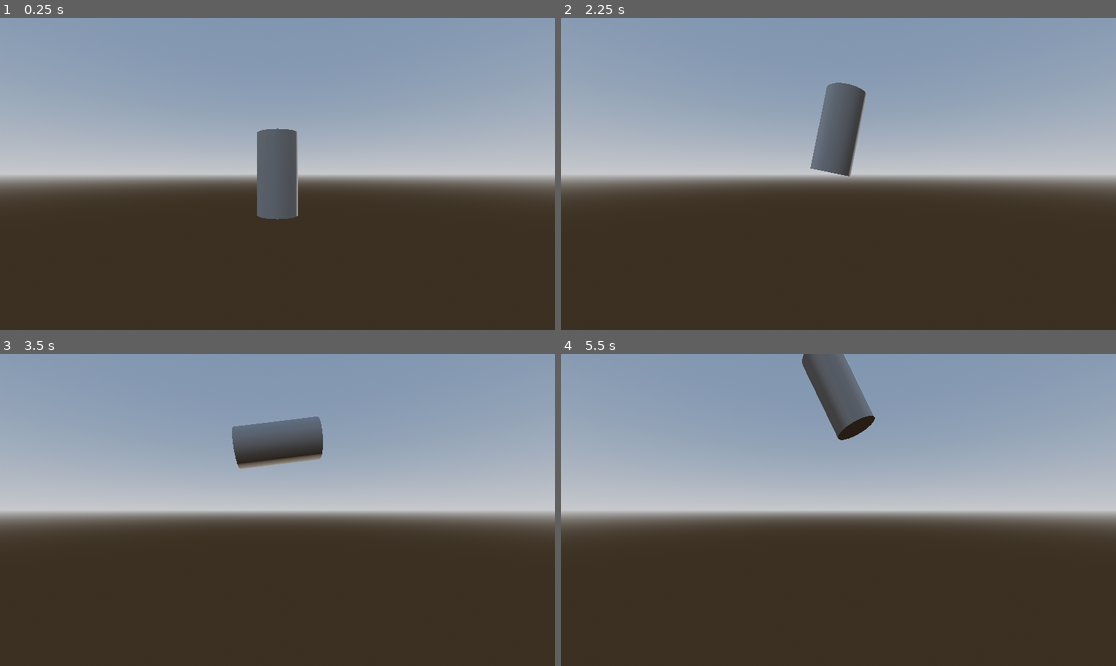
Above: before the commit, frames 1-4 (two rows, left to right).
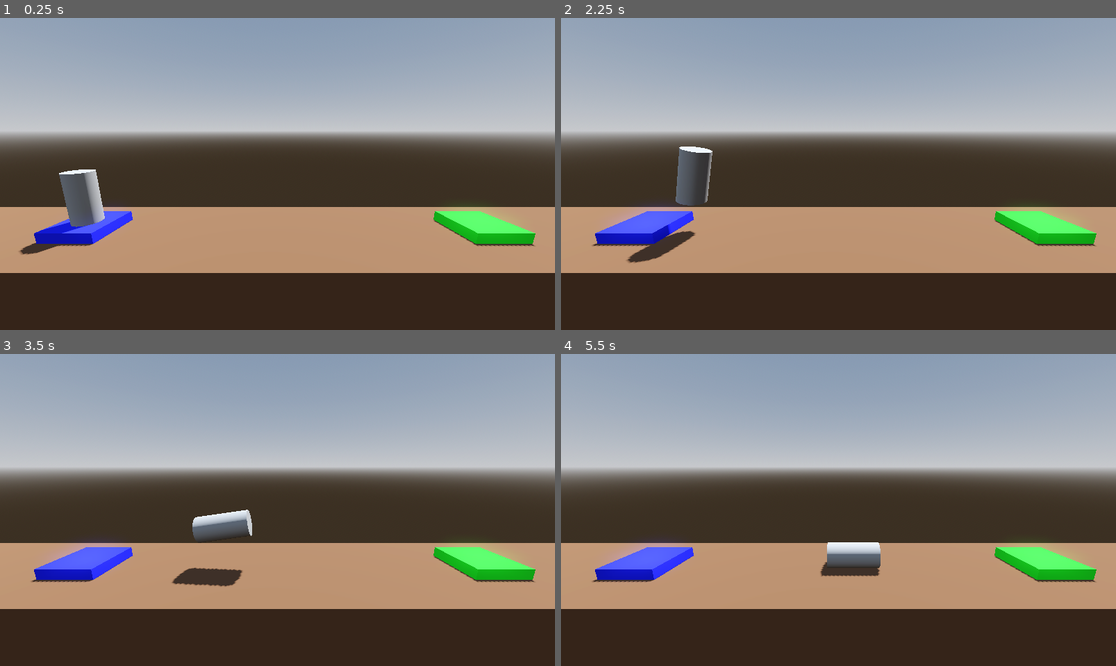
Above: after the commit, the same moments.

Repository: niamh-d/godot-3d-boost
Game: Godot game, scene res://scenes/level/level.tscn
The game is run twice, just before and just after one commit, with the same random seed, the same clock (stepped at 60 frames per second) and the same inputs. Before the commit the project starts from res://scenes/player/player.tscn.
Inputs:
- Up to frame 1 (0.25 s): no input
- Up to frame 2 (2.25 s): hold Right (ui_right) 0.53-1.28 s; hold Space (space, bound only before the commit) 0.53-1.28 s; hold Left (ui_left) 1.28-2.03 s; tap Space (space, bound only before the commit) at 1.35 s; hold Right (ui_right) from 2.03 s (still down); hold Space (space, bound only before the commit) from 2.03 s (still down)
- Up to frame 3 (3.5 s): keep holding Right (ui_right); release Space (space, bound only before the commit) at 2.78 s; tap Space (space, bound only before the commit) at 2.85 s
- Up to frame 4 (5.5 s): release Right (ui_right) at 3.53 s; hold Space (space, bound only before the commit) 3.53-4.28 s; hold Left (ui_left) from 3.53 s (still down); tap Space (space, bound only before the commit) at 4.35 s; hold Space (space, bound only before the commit) from 5.03 s (still down)

The runs differ from the first frame. In frame 1, 50% of the frame differs, in the area x 0-100%, y 23-82%; in frame 2, 50%; in frame 3, 50%; in frame 4, 51%, in the area x 0-100%, y 0-82%.

Commit message:
collision

Diff:
--- a/project.godot
+++ b/project.godot
@@ -11,14 +11,32 @@
 [application]
 
 config/name="ProjectBoost"
-run/main_scene="res://scenes/player/player.tscn"
+run/main_scene="res://scenes/level/level.tscn"
 config/features=PackedStringArray("4.3", "Forward Plus")
 config/icon="res://icon.svg"
 
+[global_group]
+
+LandingPad=""
+Hazard=""
+
 [input]
 
-space={
+boost={
 "deadzone": 0.5,
 "events": [Object(InputEventKey,"resource_local_to_scene":false,"resource_name":"","device":-1,"window_id":0,"alt_press …(191 unchanged characters)…
+, Object(InputEventKey,"resource_local_to_scene":false,"resource_name":"","device":-1,"window_id":0,"alt_pressed":false,"shift_pressed":false,"ctrl_pressed":false,"meta_pressed":false,"pressed":false,"keycode":0,"physical_keycode":87,"key_label":0,"unicode":119,"location":0,"echo":false,"script":null)
 ]
 }
+rotate_left={
+"deadzone": 0.5,
+"events": [Object(InputEventKey,"resource_local_to_scene":false,"resource_name":"","device":-1,"window_id":0,"alt_pressed":false,"shift_pressed":false,"ctrl_pressed":false,"meta_pressed":false,"pressed":false,"keycode":0,"physical_keycode":4194319,"key_label":0,"unicode":0,"location":0,"echo":false,"script":null)
+, Object(InputEventKey,"resource_local_to_scene":false,"resource_name":"","device":-1,"window_id":0,"alt_pressed":false,"shift_pressed":false,"ctrl_pressed":false,"meta_pressed":false,"pressed":false,"keycode":0,"physical_keycode":65,"key_label":0,"unicode":97,"location":0,"echo":false,"script":null)
+]
+}
+rotate_right={
+"deadzone": 0.5,
+"events": [Object(InputEventKey,"resource_local_to_scene":false,"resource_name":"","device":-1,"window_id":0,"alt_pressed":false,"shift_pressed":false,"ctrl_pressed":false,"meta_pressed":false,"pressed":false,"keycode":0,"physical_keycode":68,"key_label":0,"unicode":100,"location":0,"echo":false,"script":null)
+, Object(InputEventKey,"resource_local_to_scene":false,"resource_name":"","device":-1,"window_id":0,"alt_pressed":false,"shift_pressed":false,"ctrl_pressed":false,"meta_pressed":false,"pressed":false,"keycode":0,"physical_keycode":4194321,"key_label":0,"unicode":0,"location":0,"echo":false,"script":null)
+]
+}
--- a/scenes/level/level.tscn
+++ b/scenes/level/level.tscn
@@ -1,4 +1,19 @@
-[gd_scene load_steps=4 format=3 uid="uid://dvhcayx88t8by"]
+[gd_scene load_steps=8 format=3 uid="uid://dvhcayx88t8by"]
+
+[ext_resource type="PackedScene" uid="uid://d08b7xlee8xtd" path="res://scenes/player/player.tscn" id="1_j32y2"]
+
+[sub_resource type="ProceduralSkyMaterial" id="ProceduralSkyMaterial_ldugo"]
+sky_horizon_color = Color(0.64625, 0.65575, 0.67075, 1)
+ground_horizon_color = Color(0.64625, 0.65575, 0.67075, 1)
+
+[sub_resource type="Sky" id="Sky_14bsf"]
+sky_material = SubResource("ProceduralSkyMaterial_ldugo")
+
+[sub_resource type="Environment" id="Environment_t0o3a"]
+background_mode = 2
+sky = SubResource("Sky_14bsf")
+tonemap_mode = 2
+glow_enabled = true
 
 [sub_resource type="StandardMaterial3D" id="StandardMaterial3D_dff28"]
 albedo_color = Color(0.4, 0.270588, 0.176471, 1)
@@ -11,7 +26,14 @@
 
 [node name="Level" type="Node3D"]
 
-[node name="Floor" type="CSGBox3D" parent="."]
+[node name="WorldEnvironment" type="WorldEnvironment" parent="."]
+environment = SubResource("Environment_t0o3a")
+
+[node name="DirectionalLight3D" type="DirectionalLight3D" parent="."]
+transform = Transform3D(-0.866023, -0.433016, 0.250001, 0, 0.499998, 0.866027, -0.500003, 0.749999, -0.43301, 0, 0, 0)
+shadow_enabled = true
+
+[node name="Floor" type="CSGBox3D" parent="." groups=["Hazard"]]
 transform = Transform3D(1, 0, 0, 0, 1, 0, 0, 0, 1, 0, -4, 0)
 use_collision = true
 size = Vector3(30, 8, 5)
@@ -23,8 +45,14 @@
 size = Vector3(2, 0.4, 2)
 material = SubResource("StandardMaterial3D_djncm")
 
-[node name="LandingPad" type="CSGBox3D" parent="."]
+[node name="LandingPad" type="CSGBox3D" parent="." groups=["LandingPad"]]
 transform = Transform3D(1, 0, 0, 0, 1, 0, 0, 0, 1, 8, 0.2, 0)
 use_collision = true
 size = Vector3(2, 0.4, 2)
 material = SubResource("StandardMaterial3D_xjlml")
+
+[node name="Camera3D" type="Camera3D" parent="."]
+transform = Transform3D(1, 0, 0, 0, 0.978148, 0.207912, 0, -0.207912, 0.978148, 0, 3.9, 7.5)
+
+[node name="Player" parent="." instance=ExtResource("1_j32y2")]
+transform = Transform3D(1, 0, 0, 0, 1, 0, 0, 0, 1, -7.5, 1.4, 0)
--- a/scenes/player/player.gd
+++ b/scenes/player/player.gd
@@ -1,9 +1,17 @@
-extends Node3D
+extends RigidBody3D
 
 func _process(delta: float) -> void:
-	if Input.is_action_pressed("space"):
-		position.y += delta
-	if Input.is_action_pressed("ui_left"):
-		rotate_z(delta)
-	if Input.is_action_pressed("ui_right"):
-		rotate_z(-delta)
+	if Input.is_action_pressed("boost"):
+		apply_central_force(basis.y * delta * 1000.0)
+
+	if Input.is_action_pressed("rotate_left"):
+		apply_torque(Vector3(0.0, 0.0, 100.0 * delta))
+
+	if Input.is_action_pressed("rotate_right"):
+		apply_torque(Vector3(0.0, 0.0, -100.0 * delta))
+
+func _on_body_entered(body: Node) -> void:
+	if "LandingPad" in body.get_groups():
+		print("You win!")
+	if "Hazard" in body.get_groups():
+		print("You lost!")
--- a/scenes/player/player.tscn
+++ b/scenes/player/player.tscn
@@ -1,35 +1,25 @@
-[gd_scene load_steps=6 format=3 uid="uid://d08b7xlee8xtd"]
+[gd_scene load_steps=4 format=3 uid="uid://d08b7xlee8xtd"]
 
 [ext_resource type="Script" path="res://scenes/player/player.gd" id="1_ipddu"]
 
-[sub_resource type="ProceduralSkyMaterial" id="ProceduralSkyMaterial_ebf4n"]
-sky_horizon_color = Color(0.64625, 0.65575, 0.67075, 1)
-ground_horizon_color = Color(0.64625, 0.65575, 0.67075, 1)
-
-[sub_resource type="Sky" id="Sky_ketxw"]
-sky_material = SubResource("ProceduralSkyMaterial_ebf4n")
-
-[sub_resource type="Environment" id="Environment_i0jj0"]
-background_mode = 2
-sky = SubResource("Sky_ketxw")
-tonemap_mode = 2
-glow_enabled = true
-
 [sub_resource type="CylinderMesh" id="CylinderMesh_mfikh"]
 
-[node name="Player" type="Node3D"]
+[sub_resource type="CylinderShape3D" id="CylinderShape3D_m04yr"]
+
+[node name="Player" type="RigidBody3D"]
+axis_lock_linear_z = true
+axis_lock_angular_x = true
+axis_lock_angular_y = true
+contact_monitor = true
+max_contacts_reported = 10
+linear_damp = 1.0
+angular_damp = 3.0
 script = ExtResource("1_ipddu")
-
-[node name="WorldEnvironment" type="WorldEnvironment" parent="."]
-environment = SubResource("Environment_i0jj0")
-
-[node name="DirectionalLight3D" type="DirectionalLight3D" parent="."]
-transform = Transform3D(-0.866023, -0.433016, 0.250001, 0, 0.499998, 0.866027, -0.500003, 0.749999, -0.43301, 0, 0, 0)
-shadow_enabled = true
 
 [node name="MeshInstance3D" type="MeshInstance3D" parent="."]
 mesh = SubResource("CylinderMesh_mfikh")
 
-[node name="Camera3D" type="Camera3D" parent="."]
-transform = Transform3D(1, 0, 0, 0, 1, 0, 0, 0, 1, 0, 0, 5)
-top_level = true
+[node name="CollisionShape3D" type="CollisionShape3D" parent="."]
+shape = SubResource("CylinderShape3D_m04yr")
+
+[connection signal="body_entered" from="." to="." method="_on_body_entered"]
